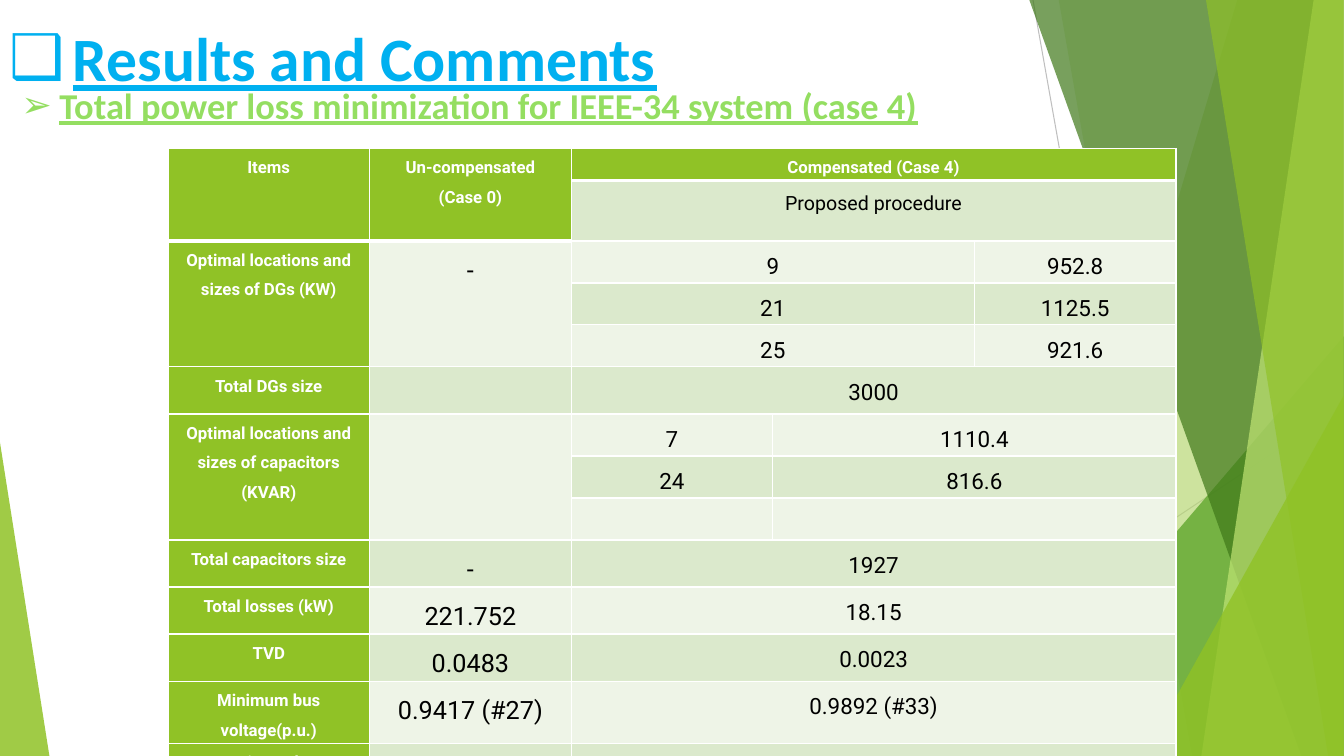
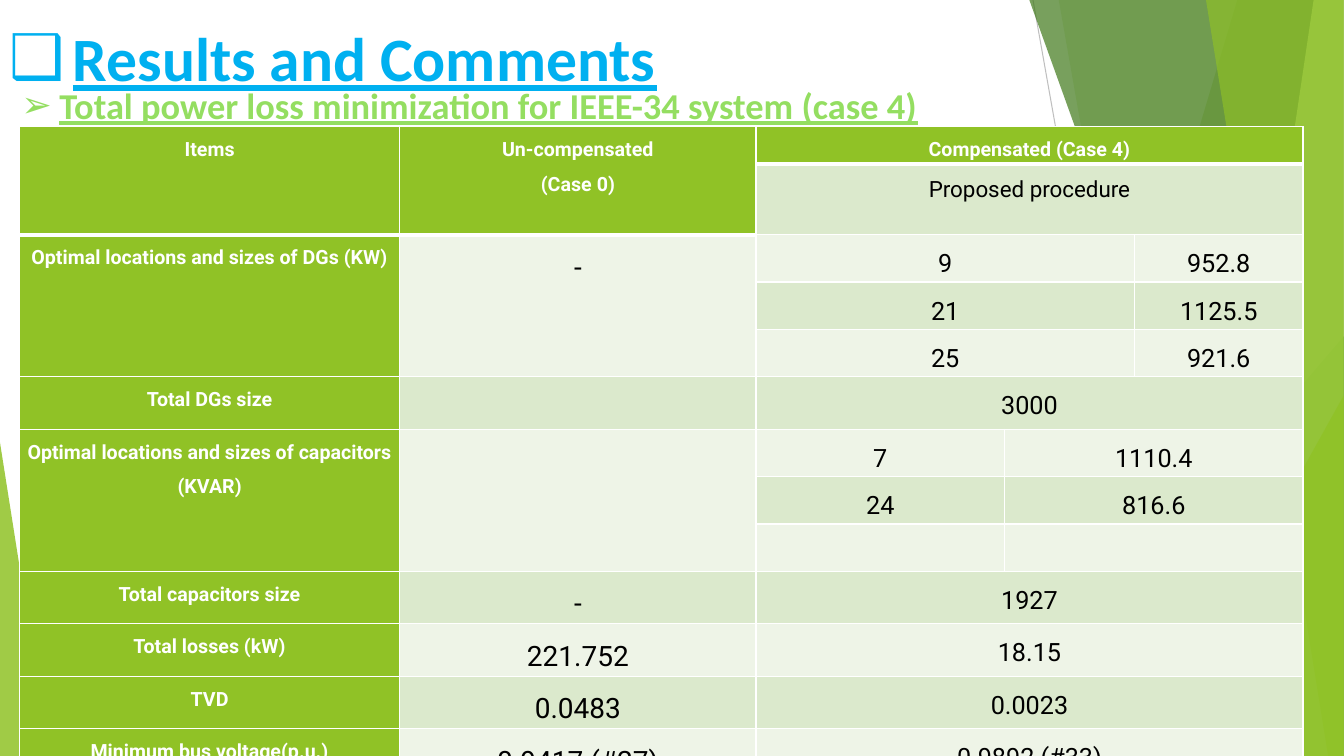
Before and after one commit to moustafashahin122/AOA-Graduation-Project-2022-, a slide deck: slide 32 of code/AOA_objects/results/grad_presentation/Presentation.pptx. Drawn at 1344x756 pixels with LibreOffice and Linux fonts; fonts in the diff are those of the drawing. Boxes give left, top, right and bottom in pixels: in the first picture for what was removed or moved away, otherwise in the second. Text is boxed around its words. In the diff, an @@ line names an element or a change of style, - is before the commit and + after.

```diff
--- a/code/AOA_objects/results/grad_presentation/Presentation.pptx
+++ b/code/AOA_objects/results/grad_presentation/Presentation.pptx
@@ table at (19, 127, 1303, 743) @@
@@ size 12 to 14 pt in "Items", "Un-compensated", "(Case 0)", "Compensated (Case 4)" and 9 more places @@
@@ size 14 to 16 pt in "Proposed procedure" @@
@@ size 18 to 20 pt in "-", "-", "221.752", "0.0483" and 3 more places @@
@@ size 16 to 18 pt in "9", "952.8", "21", "1125.5" and 13 more places @@
@@ table: place and size @@
-table at (168, 148, 1177, 744)
+table at (19, 127, 1303, 743)
```
Also in this commit, not shown: 14 other files.
